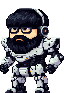
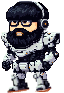
Revision of a layered w=64, h=93 image; what changed, layer by layer:
added group "jump1" with 10 layers above "idle" over [1, 1, 60, 93]
added layer "Copia de gruñir" in group "jump1" over [4, 1, 49, 48]
added layer "pierna_izq1 #3" in group "jump1" over [28, 58, 47, 80]
added layer "antepierna_izq #3" in group "jump1" over [32, 72, 52, 92]
added layer "brazo_izq #3" in group "jump1" over [39, 49, 59, 71]
added layer "cuerpo #3" in group "jump1" over [1, 31, 60, 73]
added layer "antebrazo_izq #3" in group "jump1" over [42, 44, 57, 56]
added layer "brazo_der #3" in group "jump1" over [2, 52, 17, 71]
added layer "antebrazo_der #3" in group "jump1" over [6, 40, 20, 58]
added layer "pierna_der1 #3" in group "jump1" over [12, 59, 29, 80]
added layer "antepierna_der #5" in group "jump1" over [6, 73, 30, 93]
moved "cabeza" into group "idle" over [4, 8, 49, 55]
moved "pierna_izq1" into group "idle" over [29, 62, 48, 84]
moved "antepierna_izq" into group "idle" over [34, 75, 50, 93]
moved "brazo_izq" into group "idle" over [44, 52, 64, 74]
moved "cuerpo" into group "idle" over [1, 36, 60, 78]
moved "antebrazo_izq" into group "idle" over [45, 47, 60, 59]
moved "brazo_der" into group "idle" over [0, 55, 15, 74]
moved "antebrazo_der" into group "idle" over [4, 48, 18, 66]
moved "pierna_der1" into group "idle" over [12, 63, 29, 84]
moved "antepierna_der" into group "idle", painted on it over [5, 75, 27, 93]
